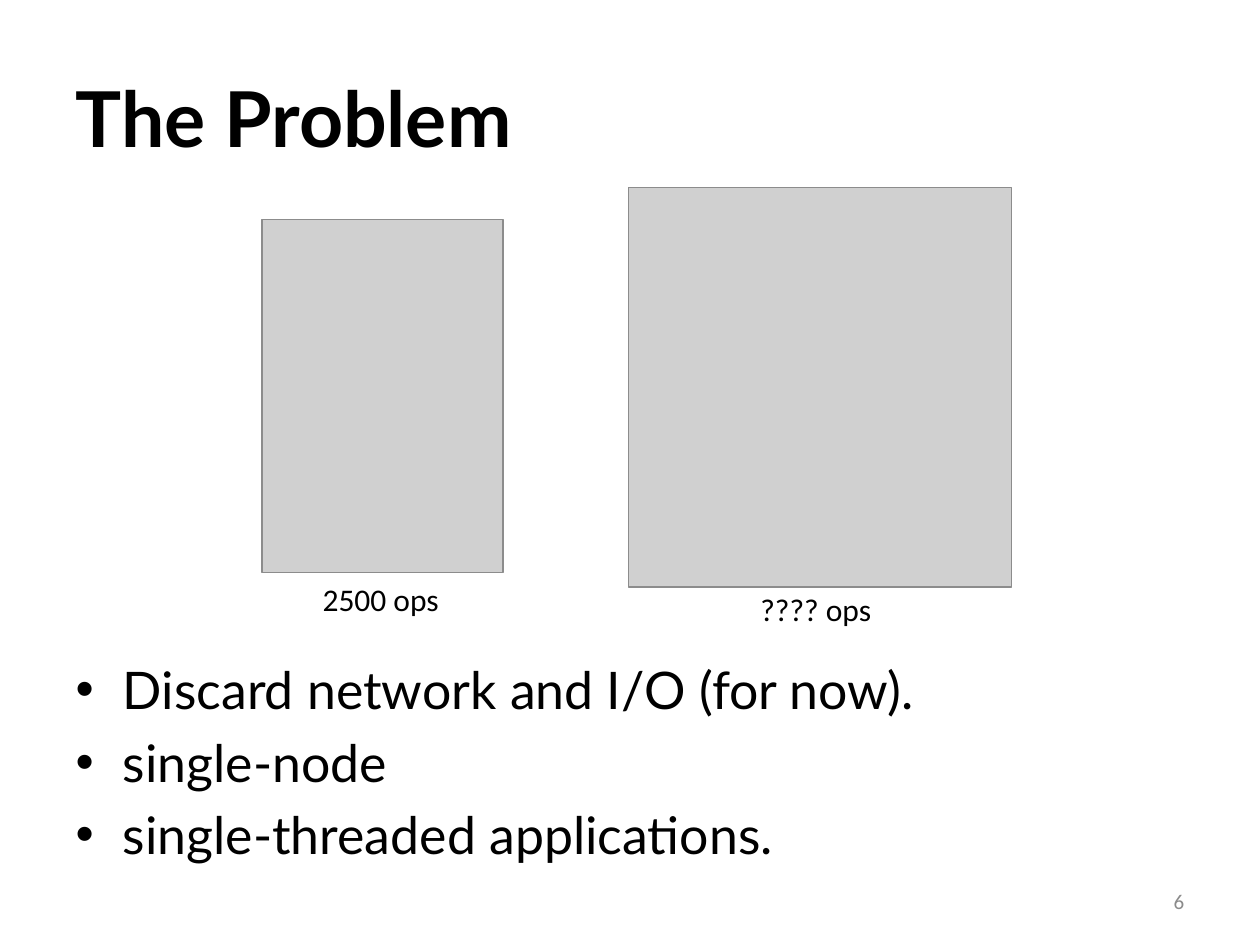
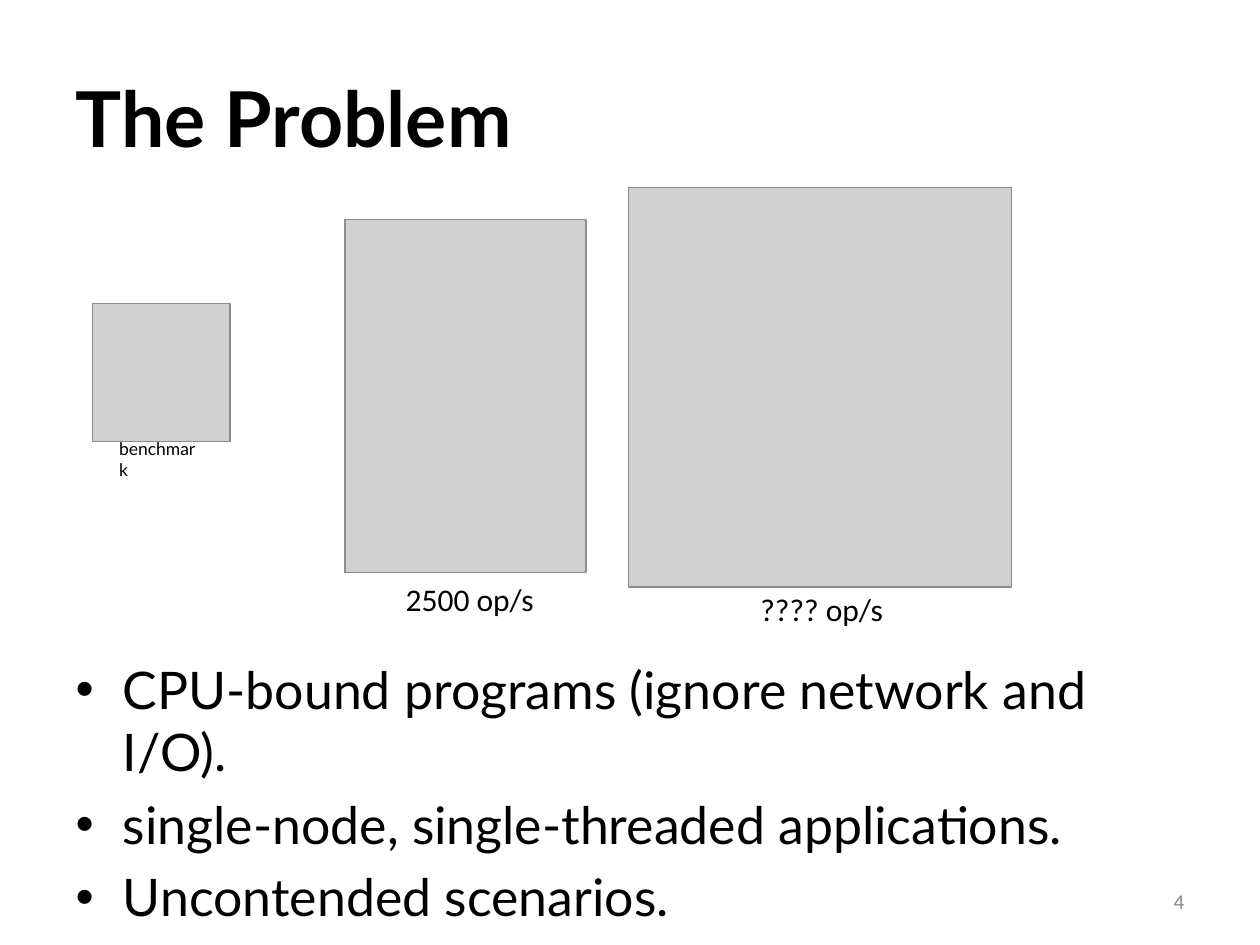
Before and after one commit to ivotron/varsys16, a slide deck: slide 4 of slides.pptx (slide 6 before the commit). Drawn at 1260x945 pixels with LibreOffice and Linux fonts; fonts in the diff are those of the drawing; grey boxes stand for pictures. Boxes give left, top, right and bottom in pixels: in the first picture for what was removed or moved away, otherwise in the second. Text is boxed around its words. In the diff, an @@ line names an element or a change of style, - is before the commit and + after.

```diff
--- a/slides.pptx
+++ b/slides.pptx
@@ picture: place and size @@
-picture at bbox=[262, 219, 503, 572]
+picture at bbox=[345, 219, 586, 572]
@@ picture added at bbox=[92, 304, 229, 441] @@
@@ text added at bbox=[107, 432, 215, 466], 10 pt, text #000000 @@
+benchmark
@@ text at bbox=[406, 589, 534, 616]: text changed @@
-2500 ops
+2500 op/s
@@ text at bbox=[826, 599, 883, 626]: text changed @@
-???? ops
+???? op/s
@@ text at bbox=[123, 669, 1086, 917]: text changed @@
-• Discard network and I/O (for now).
-• single-node
-• single-threaded applications.
+• CPU-bound programs (ignore network and I/O).
+• single-node, single-threaded applications.
+• Uncontended scenarios.
@@ page number at bbox=[1174, 895, 1185, 909]: text changed @@
-6
+4
```
Also in this commit, not shown: 10 other slides changed, 8 slides added.
